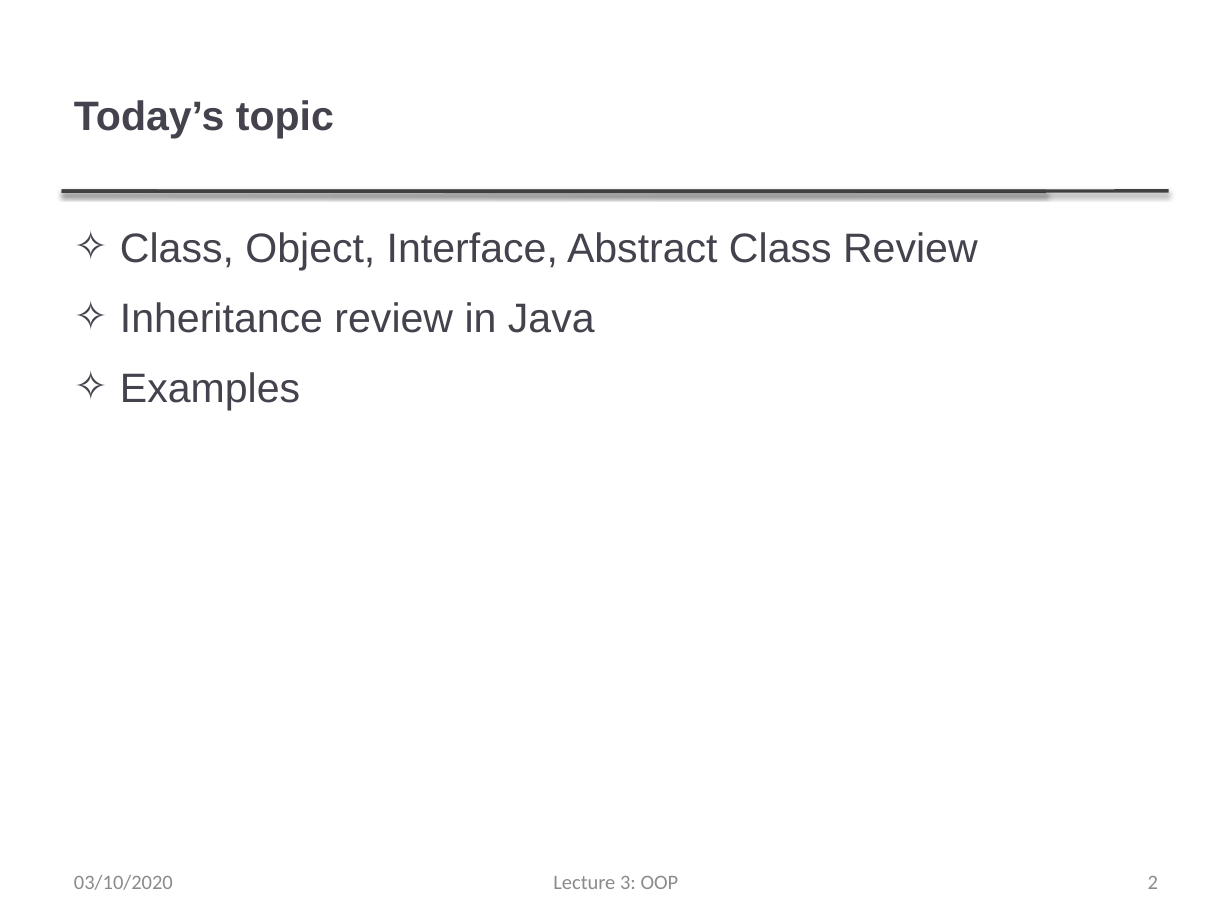
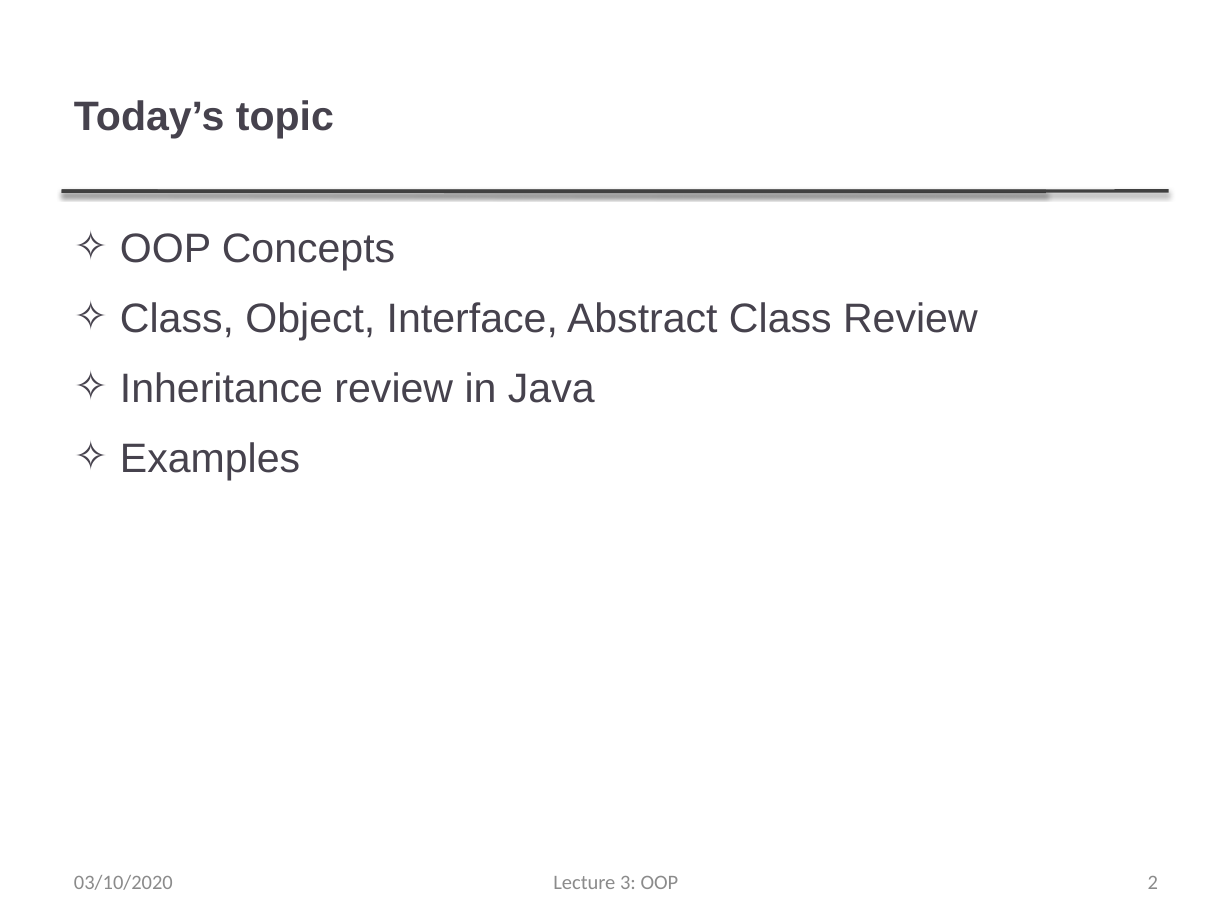
Before and after one commit to thanqminh/thanqminh.github.io, a slide deck: slide 2 of courses/oopjava/lecture3.pptx. Drawn at 1232x924 pixels with LibreOffice and Linux fonts; fonts in the diff are those of the drawing. Boxes give left, top, right and bottom in pixels: in the first picture for what was removed or moved away, otherwise in the second. Text is boxed around its words. In the diff, an @@ line names an element or a change of style, - is before the commit and + after.

```diff
--- a/courses/oopjava/lecture3.pptx
+++ b/courses/oopjava/lecture3.pptx
@@ text at (120, 233, 395, 271): paragraph added @@
+✧ OOP Concepts
```
Also in this commit, not shown: 1 other slide changed, 2 slides added, 1 other file.
